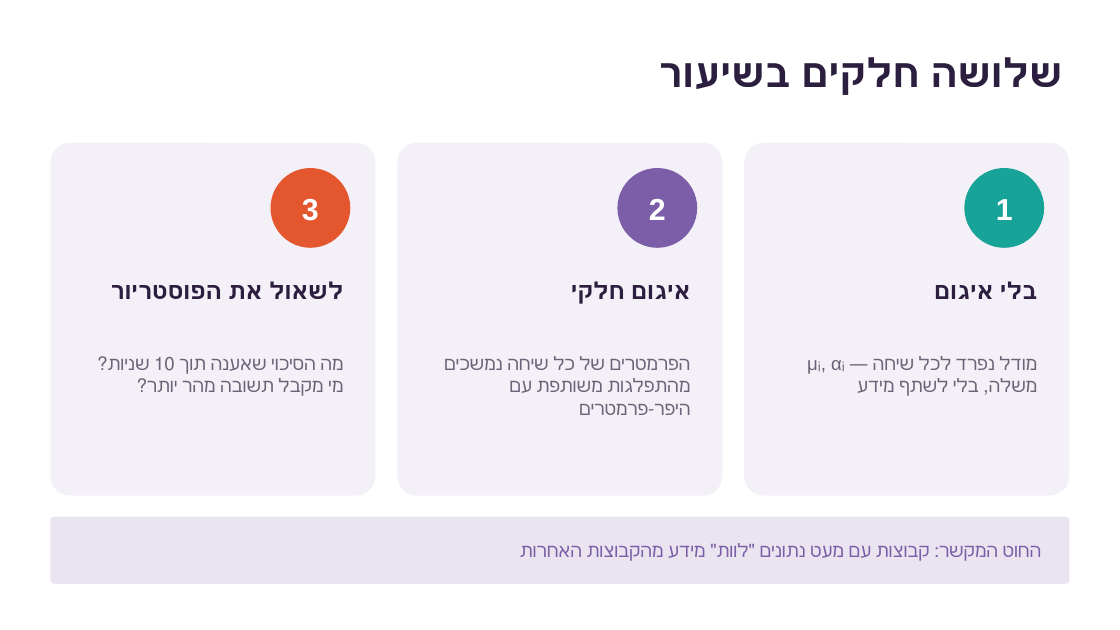
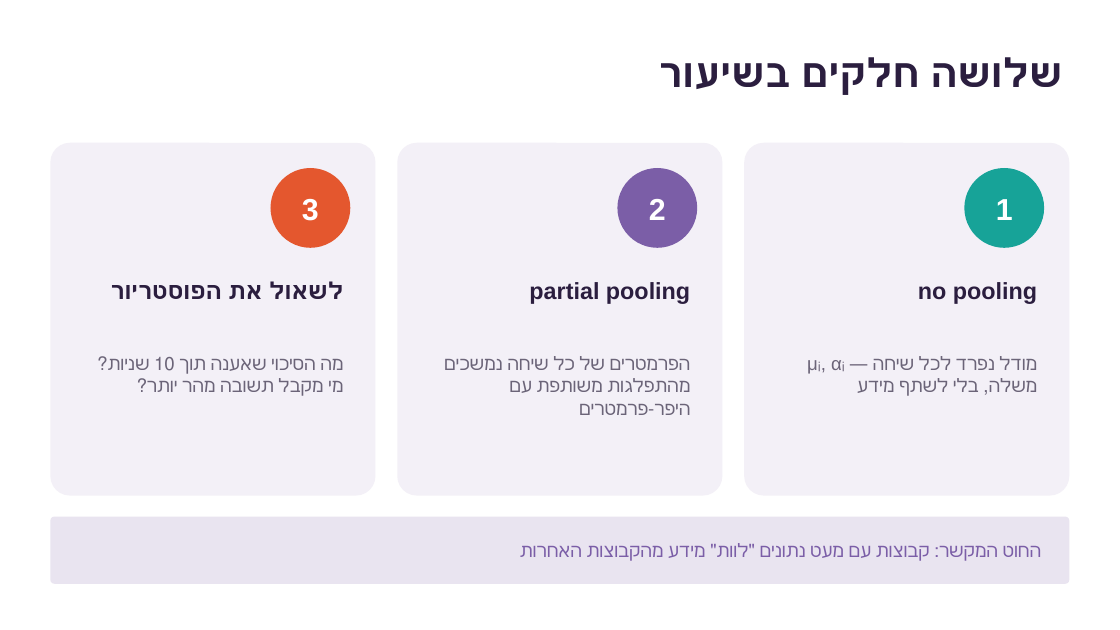
Before and after one commit to eliransher/Bayesian_models, a slide deck: slide 2 of presenations/Bayesian models les10.pptx. Drawn at 1120x630 pixels with LibreOffice and Linux fonts; fonts in the diff are those of the drawing. Boxes give left, top, right and bottom in pixels: in the first picture for what was removed or moved away, otherwise in the second. Text is boxed around its words. In the diff, an @@ line names an element or a change of style, - is before the commit and + after.

```diff
--- a/presenations/Bayesian models les10.pptx
+++ b/presenations/Bayesian models les10.pptx
@@ text at (529, 282, 690, 304): text changed @@
-איגום חלקי
+partial pooling
@@ text at (918, 282, 1037, 304): text changed @@
-בלי איגום
+no pooling
```
Also in this commit, not shown: 1 other slide changed, 1 other file.
